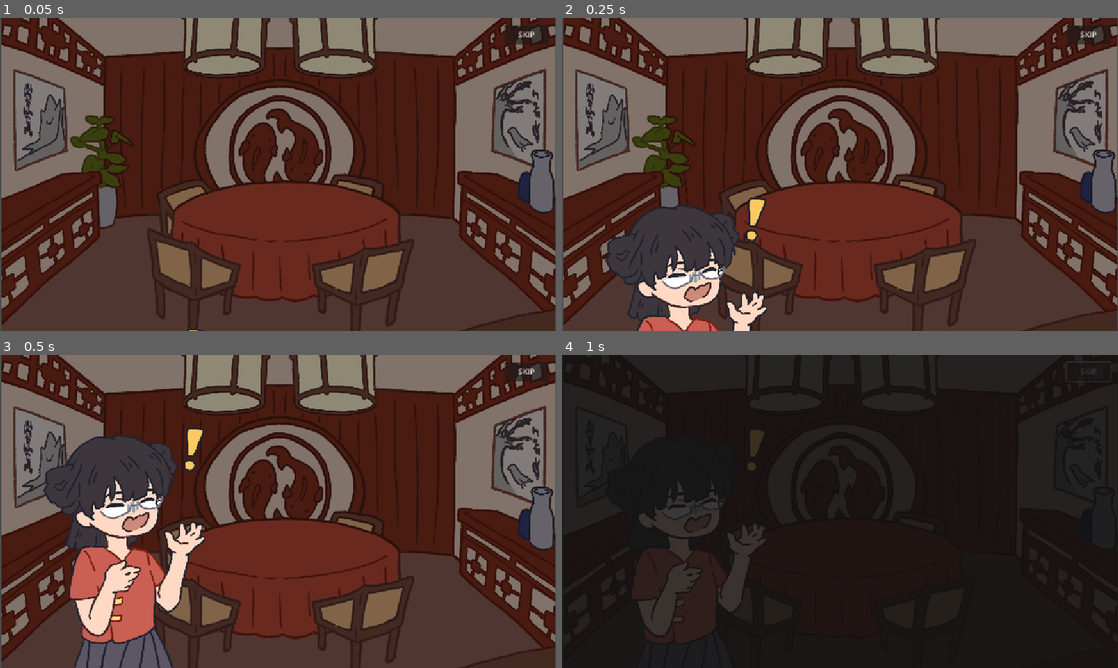
Above: before the commit, frames 1-4 (two rows, left to right).
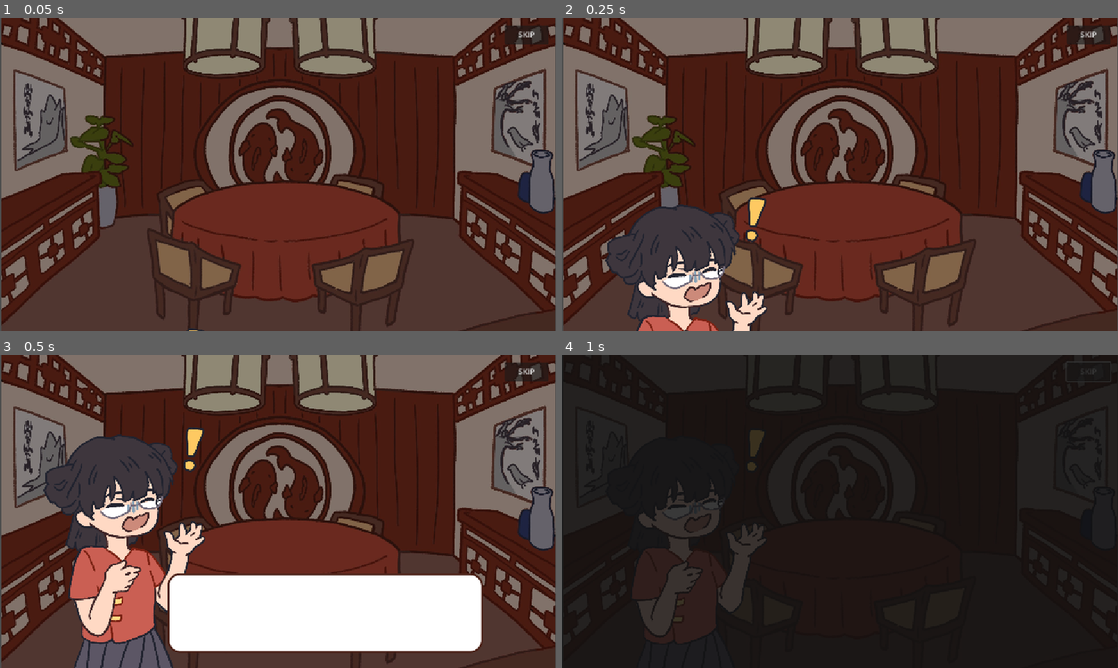
Above: after the commit, the same moments.

Repository: game-dev-besties/lupe_game
Game: Godot game, scene res://scenes/cutscene.tscn
Same seed, same stepped clock (60 frames per second), same inputs: the game is played once before the commit and once after it.
Inputs:
- Up to frame 1 (0.05 s): no input
- Up to frame 2 (0.25 s): no input
- Up to frame 3 (0.5 s): no input
- Up to frame 4 (1 s): click "SKIP" at 0.5 s

Frames 1-2 are identical in both runs. In frame 3, 14% of the frame differs, in the area x 30-87%, y 69-95%; in frame 4, nothing differs.

Commit message:
add level one cutscene dialogue

Diff:
--- a/scenes/cutscene.tscn
+++ b/scenes/cutscene.tscn
@@ -43,7 +43,7 @@
 tracks/1/interp = 1
 tracks/1/loop_wrap = true
 tracks/1/keys = {
-"times": PackedFloat32Array(1.2, 6),
+"times": PackedFloat32Array(0.6, 4.4),
 "transitions": PackedFloat32Array(1, 1),
 "update": 0,
 "values": [0.0, 1.0]
@@ -67,7 +67,7 @@
 tracks/3/interp = 1
 tracks/3/loop_wrap = true
 tracks/3/keys = {
-"times": PackedFloat32Array(0, 1.2),
+"times": PackedFloat32Array(0, 0.366667),
 "transitions": PackedFloat32Array(1, 1),
 "update": 1,
 "values": [false, true]
@@ -79,7 +79,7 @@
 tracks/4/interp = 1
 tracks/4/loop_wrap = true
 tracks/4/keys = {
-"times": PackedFloat32Array(1.2, 6),
+"times": PackedFloat32Array(0.6, 6),
 "transitions": PackedFloat32Array(1, 1),
 "update": 1,
 "values": ["Ugh, it's Lunar New Year's again! That means another family dinner with aunts and uncles asking me about sc …(285 unchanged characters)…
@@ -143,7 +143,7 @@
 tracks/3/interp = 1
 tracks/3/loop_wrap = true
 tracks/3/keys = {
-"times": PackedFloat32Array(0, 5),
+"times": PackedFloat32Array(0, 3.7),
 "transitions": PackedFloat32Array(1, 1),
 "update": 0,
 "values": [0.0, 1.0]
--- a/scenes/cutscene_level_1.tscn
+++ b/scenes/cutscene_level_1.tscn
@@ -43,7 +43,7 @@
 tracks/1/interp = 1
 tracks/1/loop_wrap = true
 tracks/1/keys = {
-"times": PackedFloat32Array(1.2, 6),
+"times": PackedFloat32Array(1.2, 1.8),
 "transitions": PackedFloat32Array(1, 1),
 "update": 0,
 "values": [0.0, 1.0]
@@ -82,7 +82,7 @@
 "times": PackedFloat32Array(1.2, 6),
 "transitions": PackedFloat32Array(1, 1),
 "update": 1,
-"values": ["Ugh, it's Lunar New Year's again! That means another family dinner with aunts and uncles asking me about school and classes, as if they actually cared what I got on my calculus test last week. ", "Ugh, it's Lunar New Year's again! That means another family dinner with aunts and uncles asking me about school and classes, as if they actually cared what I got on my calculus test last week. "]
+"values": ["It’s Lunar New Year’s again…", "It’s Lunar New Year’s again…"]
 }
 tracks/5/type = "value"
 tracks/5/imported = false
@@ -134,7 +134,7 @@
 "times": PackedFloat32Array(0),
 "transitions": PackedFloat32Array(1),
 "update": 1,
-"values": ["Plus, my father's making me serve all my relatives \"out of respect for my elders.\" Apparently, there's all these rules and expectations that come with it."]
+"values": ["At least there will be some refreshments this time."]
 }
 tracks/3/type = "value"
 tracks/3/imported = false
@@ -143,7 +143,7 @@
 tracks/3/interp = 1
 tracks/3/loop_wrap = true
 tracks/3/keys = {
-"times": PackedFloat32Array(0, 5),
+"times": PackedFloat32Array(0, 1.76667),
 "transitions": PackedFloat32Array(1, 1),
 "update": 0,
 "values": [0.0, 1.0]
@@ -185,7 +185,7 @@
 "times": PackedFloat32Array(0),
 "transitions": PackedFloat32Array(1),
 "update": 1,
-"values": ["I guess we'll see how it goes..."]
+"values": ["Surely it can't be that different from last time..."]
 }
 tracks/1/type = "value"
 tracks/1/imported = false
--- a/scripts/1LevelManager.gd
+++ b/scripts/1LevelManager.gd
@@ -17,7 +17,7 @@
 			{"name": "girl1", "desire": "rice", "timer": 1, "sound": preload("res://assets/sfx/girlhum.mp3")},
 		],
 		"hunger_timer": 10.0,
-		"cutscene_path": "res://scenes/cutscene.tscn",
+		"cutscene_path": "res://scenes/cutscene_level_1.tscn",
 	},
 	# --- LEVEL 2 ---
 	{
